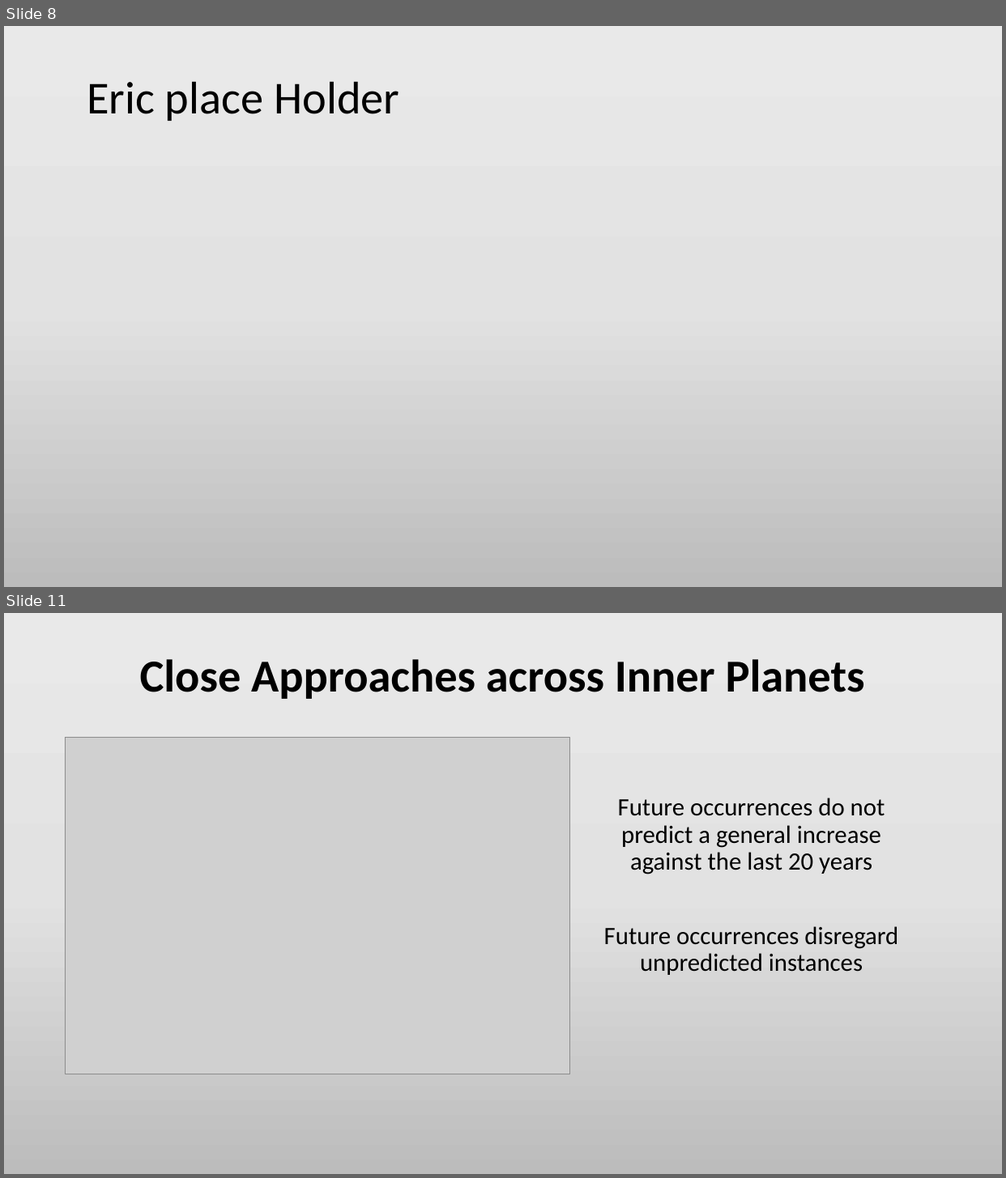
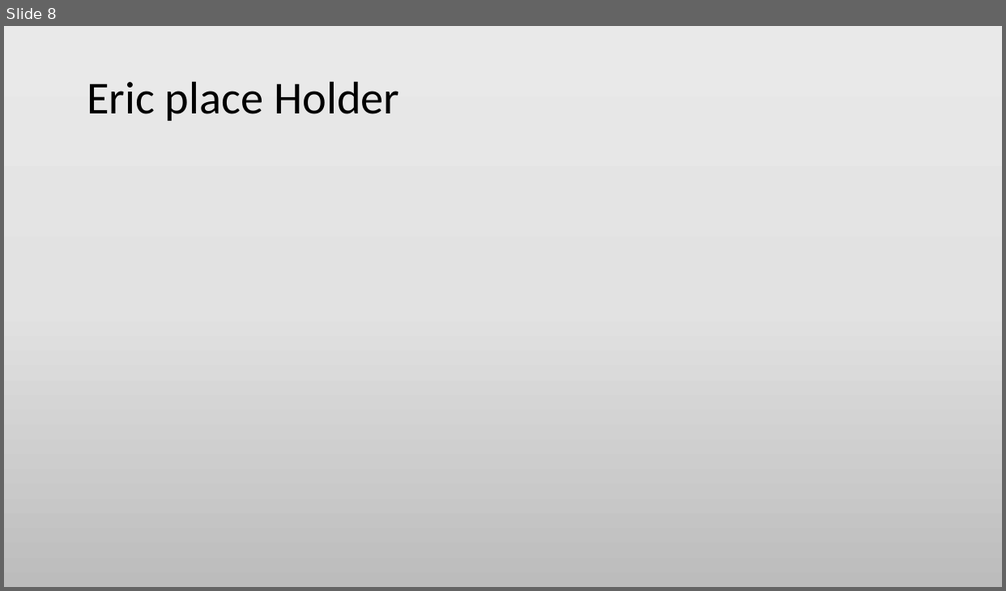
Before and after one commit to Efritch/asteroids_group_g, a slide deck: asteroid_analysisFinal.pptx. Shown one above the other, each under a label of ours: slides 8 and 11 before the commit, slide 8 after it; the slides between them are not shown. The pictures are 1006x1178 and 1006x591 pixels, drawn with LibreOffice and Linux fonts; fonts in the diff are those of the drawing; grey boxes stand for pictures. Boxes give left, top, right and bottom in pixels: in the first picture for what was removed or moved away, otherwise in the second. Text is boxed around its words. In the diff, an @@ line names an element or a change of style, - is before the commit and + after.

```diff
--- a/asteroid_analysisFinal.pptx
+++ b/asteroid_analysisFinal.pptx
@@ slide 11 removed at box(4, 613, 1002, 1174), background gradient #EBEAEA to #E4E3E3 to #BDBCBC @@
@@ title removed at box(140, 659, 865, 699) @@
-Close Approaches across Inner Planets
@@ picture removed at box(65, 737, 570, 1074) @@
@@ subtitle removed at box(604, 798, 898, 975) @@
-Future occurrences do not predict a general increase against the last 20 years
-Future occurrences disregard unpredicted instances
```
Also in this commit, not shown: 6 slides changed, 1 slide added, 2 other files.
